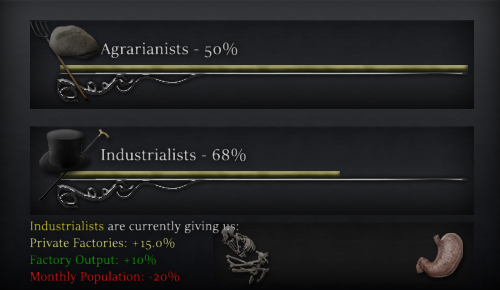
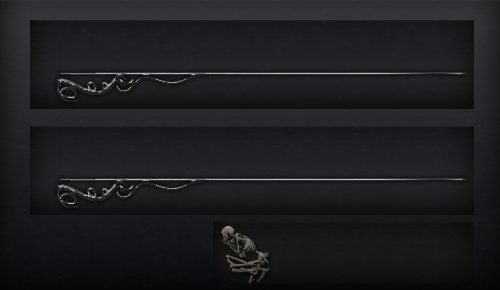
The second 500x290 image is a revision of the first. Changes to its layers:
hid group "flatcapfork" (2 layers) over [30, 20, 100, 102]
hid "Agrarianists - 50%" over [100, 42, 238, 58]
hid "Layer 3 copy" over [60, 65, 468, 72]
hid group "tophatcane" (2 layers) over [39, 129, 110, 201]
hid "Industrialists - 68%" over [101, 148, 246, 162]
hid "Layer 3" over [60, 171, 340, 178]
hid "Industrialists are currently giving us: Private Factories: +15." over [30, 220, 239, 284]
hid "Layer 8" over [416, 233, 463, 278]
